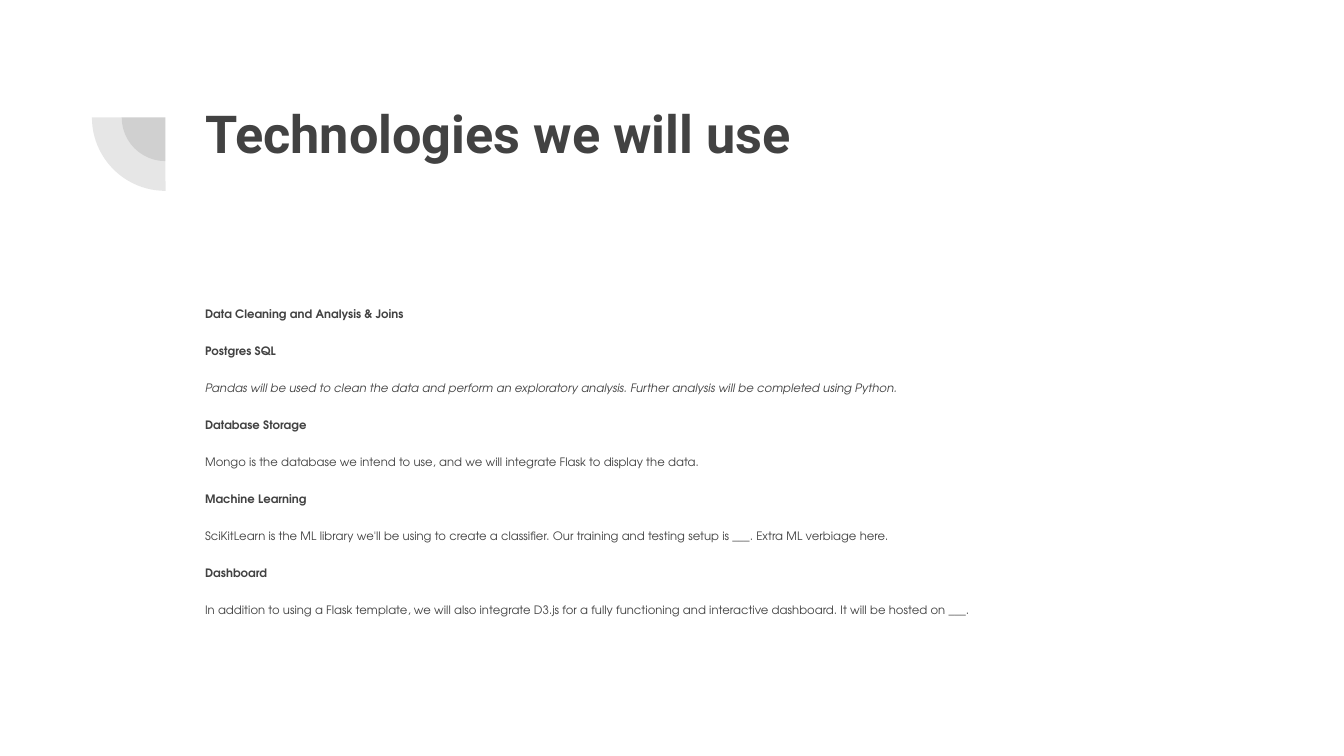
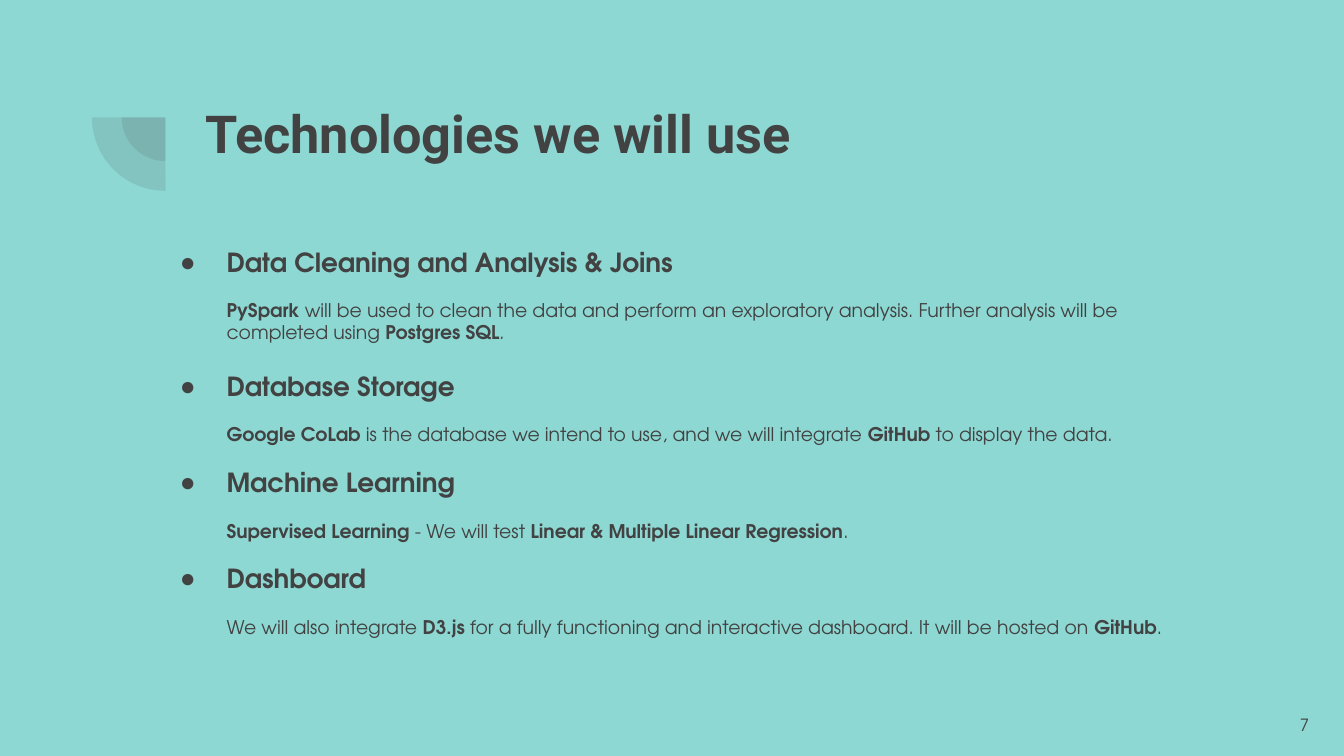
Before and after one commit to VershaR1791/Group8_Project, a slide deck: slide 7 of Project Group 8.pptx. Drawn at 1344x756 pixels with LibreOffice and Linux fonts; fonts in the diff are those of the drawing. Boxes give left, top, right and bottom in pixels: in the first picture for what was removed or moved away, otherwise in the second. Text is boxed around its words. In the diff, an @@ line names an element or a change of style, - is before the commit and + after.

```diff
--- a/Project Group 8.pptx
+++ b/Project Group 8.pptx
@@ background #FFFFFF to #8DD8D3 @@
@@ text "Data Cleaning and Analysis & ...": place and size @@
-text "Data Cleaning and Analysis & ..." at (205, 309, 946, 617)
+text "Data Cleaning and Analysis & ..." at (227, 252, 1162, 638)
@@ text at (227, 252, 673, 589): size 6.2 to 14.1 pt in "Data Cleaning and Analysis & Joins", "Database Storage", "Machine Learning", "Dashboard"; bullet none to ●; line spacing 1.05 to 0.95; line spacing 1.05 to 1.15 @@
@@ text at (227, 303, 1118, 343): text changed; size 6.2 to 10.1 pt; italic off @@
-Postgres SQL
-Pandas will be used to clean the data and perform an exploratory analysis. Further analysis will be completed using Python.
+PySpark will be used to clean the data and perform an exploratory analysis. Further analysis will be completed using Postgres SQL.
@@ text at (227, 426, 1113, 445): text changed; size 6.2 to 10.1 pt @@
-Mongo is the database we intend to use, and we will integrate Flask to display the data.
+Google CoLab is the database we intend to use, and we will integrate GitHub to display the data.
@@ text at (227, 523, 848, 542): text changed; size 6.2 to 10.1 pt; bold on @@
-SciKitLearn is the ML library we'll be using to create a classifier. Our training and testing setup is ___. Extra ML verbiage here.
+Supervised Learning - We will test Linear & Multiple Linear Regression.
@@ text at (227, 619, 1162, 638): text changed; size 6.2 to 10.1 pt @@
-In addition to using a Flask template, we will also integrate D3.js for a fully functioning and interactive dashboard. It will be hosted on ___.
+We will also integrate D3.js for a fully functioning and interactive dashboard. It will be hosted on GitHub.
@@ page number added at (1300, 718, 1309, 731), 9 pt, text #424242 @@
+7
```
Also in this commit, not shown: 5 other slides changed.
